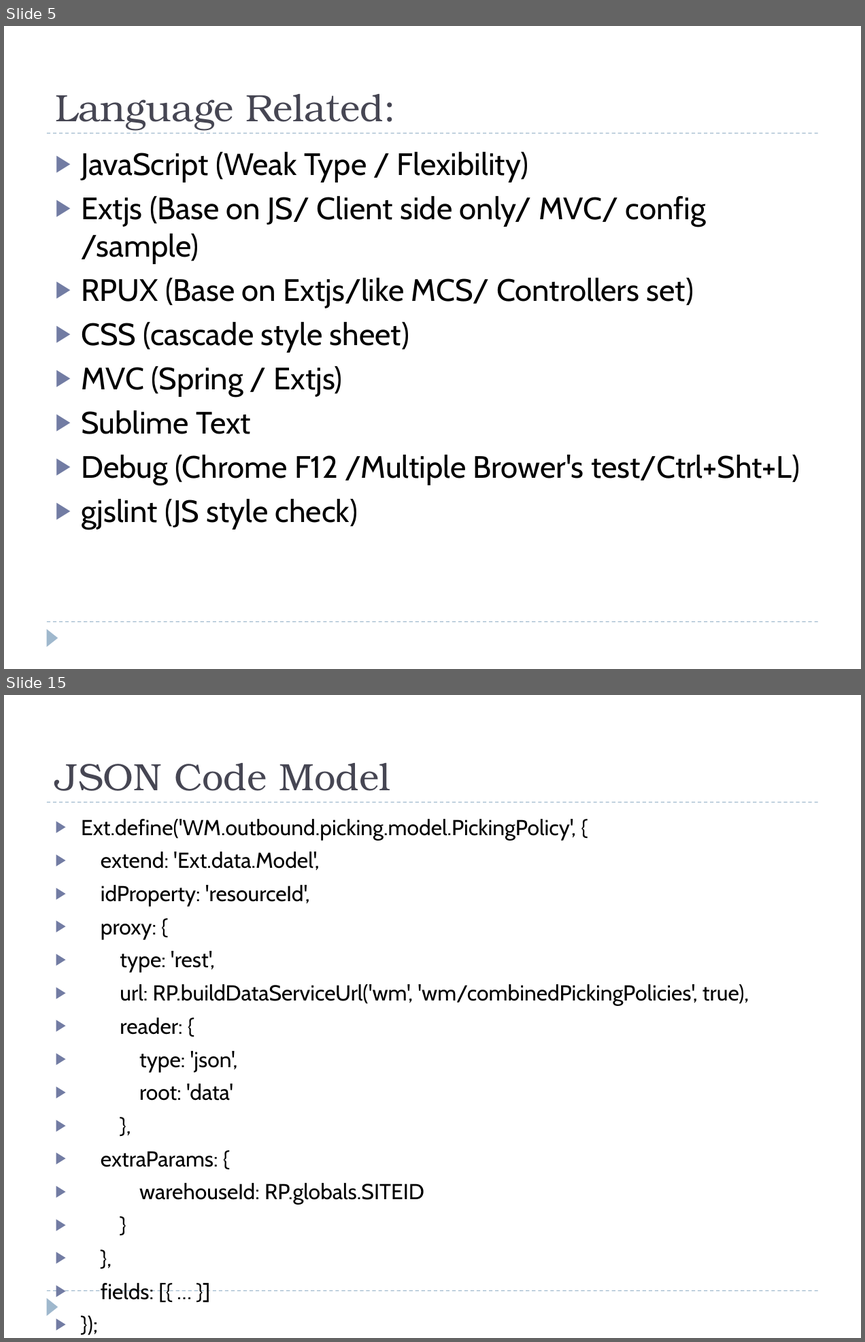
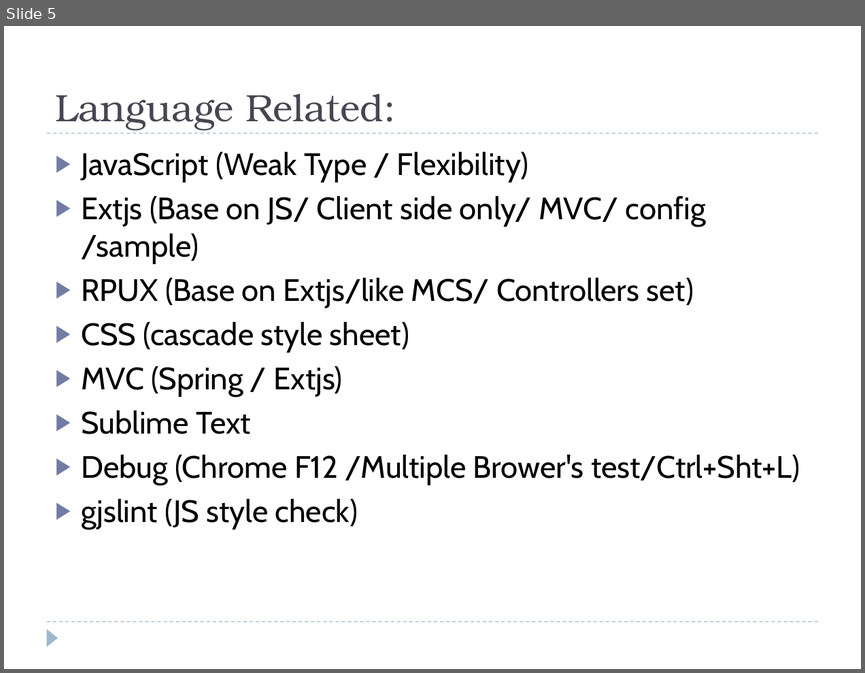
Before and after one commit to SamNiBoy/Trainning, a slide deck: Productivity_Git_Training.pptx. Shown one above the other, each under a label of ours: slides 5 and 15 before the commit, slide 5 after it; the slides between them are not shown. The pictures are 865x1342 and 865x673 pixels, drawn with LibreOffice and Linux fonts; fonts in the diff are those of the drawing. Boxes give left, top, right and bottom in pixels: in the first picture for what was removed or moved away, otherwise in the second. Text is boxed around its words. In the diff, an @@ line names an element or a change of style, - is before the commit and + after.

```diff
--- a/Productivity_Git_Training.pptx
+++ b/Productivity_Git_Training.pptx
@@ slide 15 removed at (x1=4, y1=695, x2=861, y2=1338), background #FFFFFF; not listed: 3 template elements that a slide beside it also shows @@
@@ title removed at (x1=55, y1=763, x2=391, y2=791) @@
-JSON Code Model
@@ text removed at (x1=81, y1=819, x2=749, y2=1204) @@
-▶ Ext.define('WM.outbound.picking.model.PickingPolicy', {
-▶ extend: 'Ext.data.Model',
-▶ idProperty: 'resourceId',
-▶ proxy: {
-▶ type: 'rest',
-▶ url: RP.buildDataServiceUrl('wm', 'wm/combinedPickingPolicies', true),
-▶ reader: {
-▶ type: 'json',
-▶ root: 'data'
-▶ },
-▶ extraParams: {
-▶ warehouseId: RP.globals.SITEID
-▶ }
-▶ },
-▶ fields: [{ … }]
-▶ });
```
Also in this commit, not shown: 1 slide changed, 2 slides added, 12 other slides removed.
